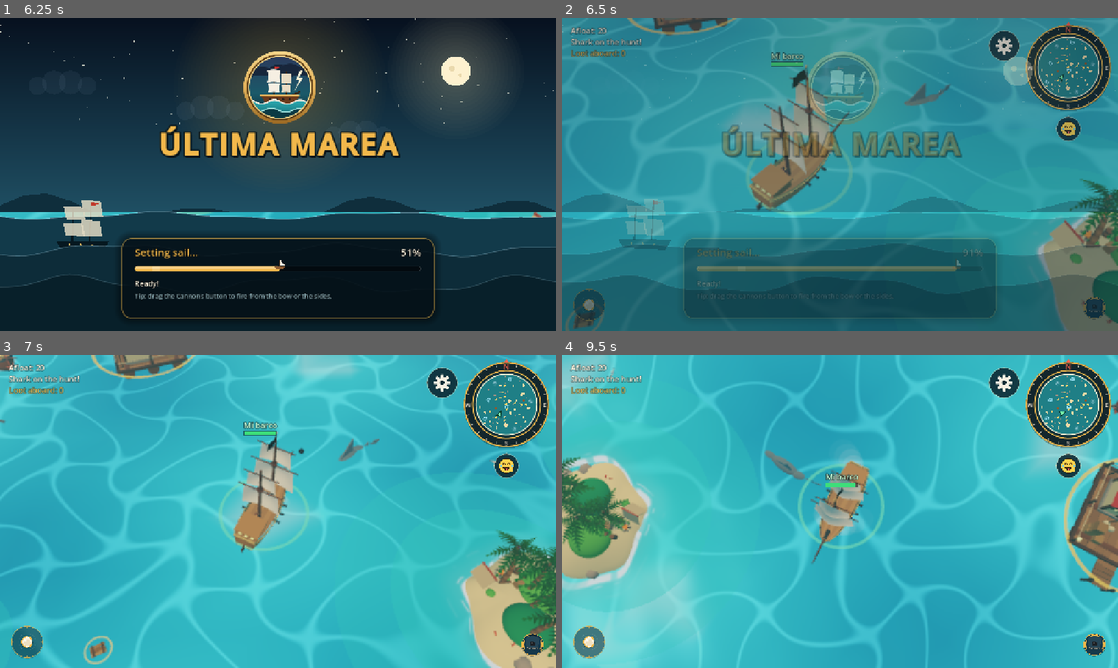
Above: before the commit, frames 1-4 (two rows, left to right).
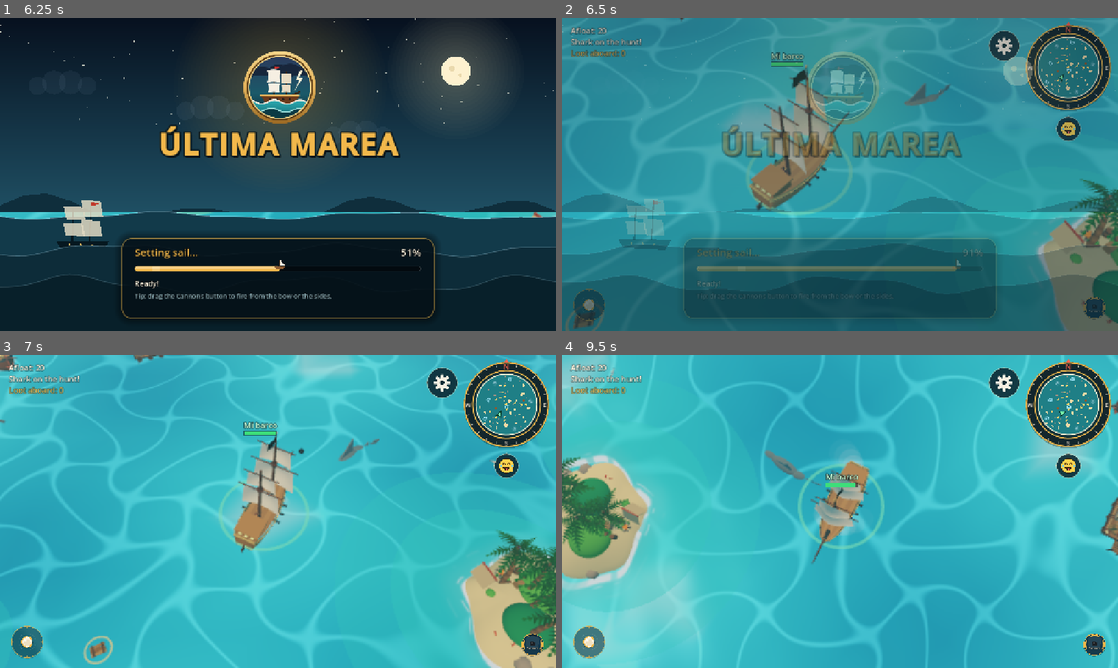
Above: after the commit, the same moments.

Repository: juanklowData/ultima-marea
Game: Godot game, scene res://escenas/principal.tscn
The game is run twice, just before and just after one commit, with the same random seed, the same clock (stepped at 60 frames per second) and the same inputs. Sound files missing from this copy of the repository are replaced by a short silence.
Inputs (mouse positions are in pixels of both pictures, inside the frame that each line leads up to):
- Up to frame 1 (6.25 s): tap Enter at 0.5 s; move the mouse to (400, 158) at 0.52 s; hold D 0.53-1.25 s; tap Tab at 0.6 s; click (400, 158) at 0.67 s; tap Space at 0.77, 3.77 s; drag from (166, 190) to (250, 237) at 1.27 s; move the mouse to (333, 105) at 2.02 s; hold D 2.03-2.75 s; tap R at 2.1 s; drag from (250, 237) to (111, 127) at 2.77 s; move the mouse to (444, 221) at 3.52 s; hold A 3.53-4.25 s; tap 1 at 3.6 s; drag from (111, 127) to (194, 96) at 4.27 s; move the mouse to (305, 174) at 5.02 s; hold S 5.03-5.75 s; tap 3 at 5.1 s; click (305, 174) at 5.17 s; drag from (194, 96) to (166, 190) at 5.77 s
- Up to frame 2 (6.5 s): no input
- Up to frame 3 (7 s): move the mouse to (400, 495) at 6.52 s; hold W from 6.53 s (still down); tap Q at 6.6 s; tap Space at 6.77 s
- Up to frame 4 (9.5 s): release W at 7.25 s; drag from (728, 527) to (812, 574) at 7.27 s; move the mouse to (895, 442) at 8.02 s; hold S 8.03-8.75 s; tap T at 8.1 s; drag from (812, 574) to (673, 464) at 8.77 s

Frame 1 is identical in both runs. In frame 2, 0.6% of the frame differs, in the area x 11-32%, y 0-6%; in frame 3, 0.9%; in frame 4, 2.7%, in the area x 90-100%, y 32-77%.

Commit message:
Puertos sin misiones y mucho mas pequenos
Co-authored-by: Cursor <cursoragent@cursor.com>

Diff:
--- a/godot/scripts/idioma.gd
+++ b/godot/scripts/idioma.gd
@@ -501,6 +501,7 @@
 	"Ya no quedan krakens: misión anulada": "No krakens left: mission cancelled",
 	"Misiones completadas": "Missions complete",
 	"Puerto flotante": "Floating port",
+	"Puerto": "Port",
 	"+1 gema": "+1 gem",
 	"¡Encontraste una gema!": "You found a gem!",
 	"Misiones cumplidas: %d": "Missions completed: %d",
--- a/godot/scripts/misiones.gd
+++ b/godot/scripts/misiones.gd
@@ -16,8 +16,9 @@
 	"tiburon": "Vence a un tiburón",
 }
 const PUERTOS := 4
-const RADIO_PUERTO := 68.0
-const ALCANCE_PUERTO := 150.0
+const ESCALA_PUERTO := 0.45
+const RADIO_PUERTO := 68.0 * ESCALA_PUERTO
+const ALCANCE_PUERTO := 90.0
 const ALTURA_PUERTO := 0.25
 const ALCANCE_ENTREGA := 35.0
 const COFRES_GEMAS := 6
@@ -337,6 +338,7 @@
 	puerto.aro.scale = Vector3(1.0, 0.2, 1.0)
 	puerto.aro.cast_shadow = GeometryInstance3D.SHADOW_CASTING_SETTING_OFF
 	nodo.add_child(puerto.aro)
+	nodo.scale = Vector3.ONE * ESCALA_PUERTO
 	puertos.append(puerto)
 	return puerto
 
@@ -453,7 +455,8 @@
 				espera_aceptar = 2.0
 				break
 	if actual == "":
-		if espera_aceptar > 0.0:
+		# Fuera del mar libre los puertos son solo puertos: no dan encargos.
+		if espera_aceptar > 0.0 or mundo.modo != "libre":
 			return
 		for puerto in puertos:
 			if jugador.pos.distance_to(puerto.pos) < ALCANCE_PUERTO:
@@ -846,7 +849,7 @@
 		var latido := 1.0 + 0.08 * sin(t * 4.0)
 		marca.scale = Vector3(latido, 1.0, latido)
 	var foco_plano := Vector2(mundo.foco.x, mundo.foco.z)
-	var hay_encargo := actual == "" and (completadas < ORDEN.size() or mundo.modo == "libre")
+	var hay_encargo := actual == "" and mundo.modo == "libre"
 	for puerto in puertos:
 		var centro: Vector2 = puerto.pos * Principal.ESCALA
 		puerto.nodo.visible = centro.distance_to(foco_plano) < Principal.DISTANCIA_VISIBLE + 10.0
@@ -878,11 +881,11 @@
 	for puerto in puertos:
 		if not puerto.nodo.visible:
 			continue
-		var arriba: Vector3 = puerto.nodo.position + Vector3(0, 4.6, 0)
+		var arriba: Vector3 = puerto.nodo.position + Vector3(0, 4.6 * ESCALA_PUERTO + 0.8, 0)
 		if camara.is_position_behind(arriba):
 			continue
 		var punto := camara.unproject_position(arriba)
-		var nombre := tr("Puerto flotante")
+		var nombre := tr("Puerto")
 		lienzo.draw_string_outline(fuente, punto + Vector2(-110, 0), nombre, HORIZONTAL_ALIGNMENT_CENTER, 220, 20, 5, Color(0, 0, 0, 0.75))
 		lienzo.draw_string(fuente, punto + Vector2(-110, 0), nombre, HORIZONTAL_ALIGNMENT_CENTER, 220, 20, Principal.COLOR_ORO)
 	var jugador := mundo.jugador
